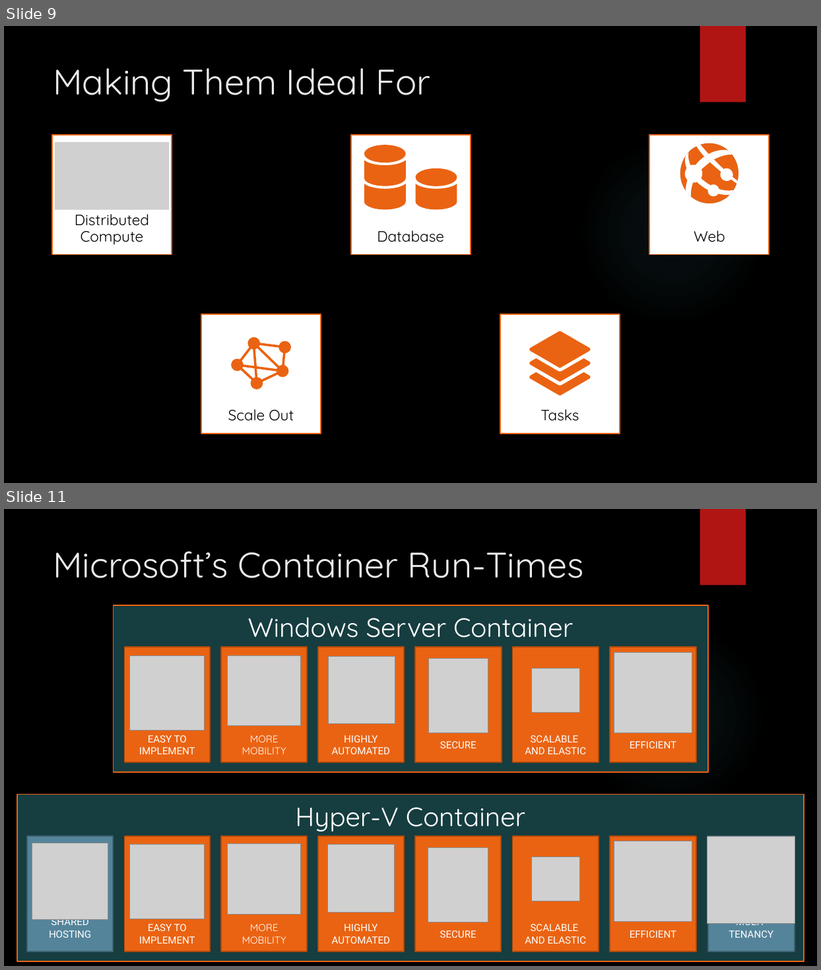
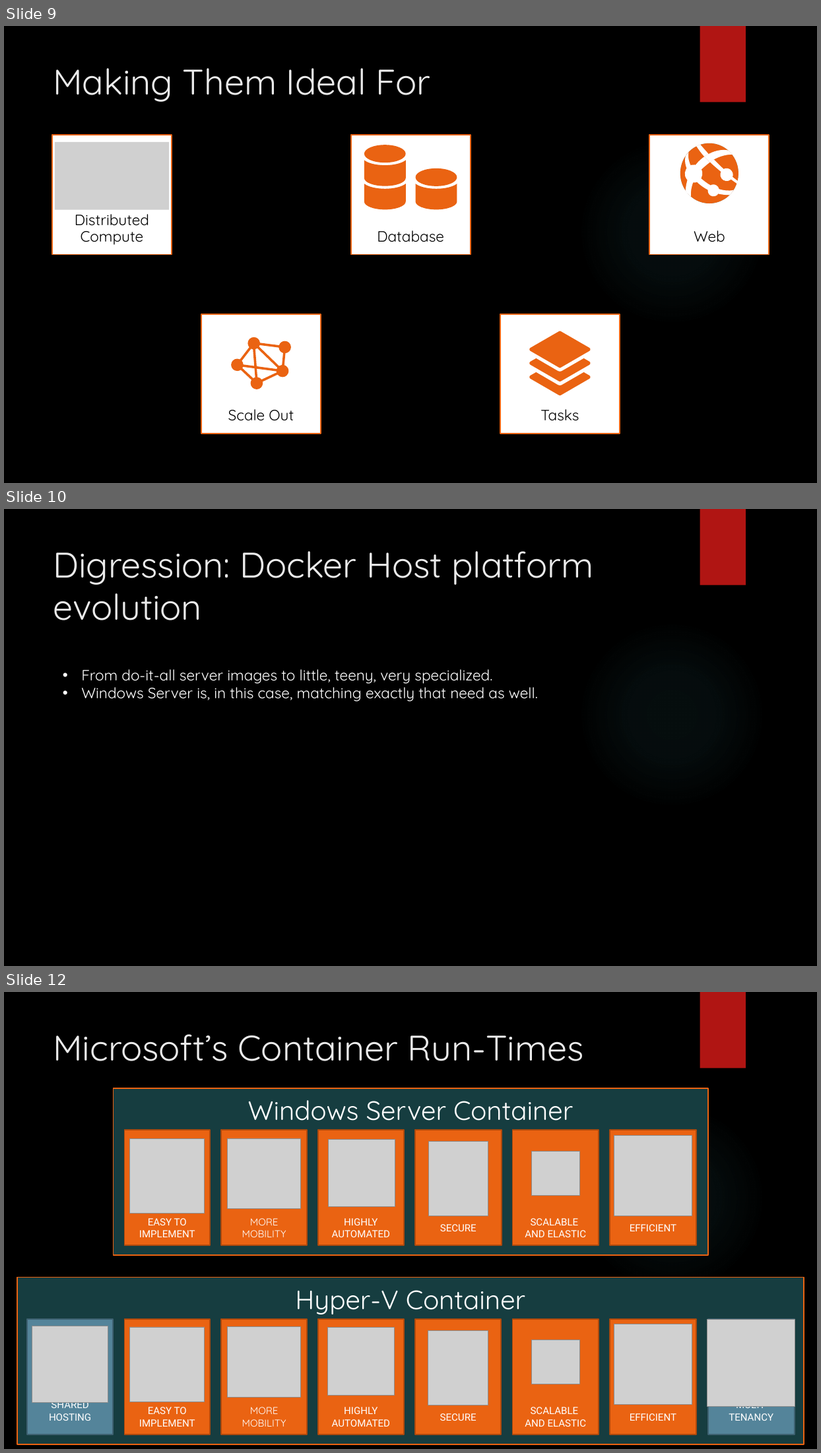
Before and after one commit to arif-aigonix/leap2015, a slide deck: TaylorWindowsContainers.pptx. Shown one above the other, each under a label of ours: slides 9 and 11 before the commit, slides 9, 10 and 12 after it; the slides between them are not shown. The pictures are 821x970 and 821x1453 pixels, drawn with LibreOffice and Linux fonts; fonts in the diff are those of the drawing; grey boxes stand for pictures; background and template pictures are left out. Boxes give left, top, right and bottom in pixels: in the first picture for what was removed or moved away, otherwise in the second. Text is boxed around its words. In the diff, an @@ line names an element or a change of style, - is before the commit and + after.

```diff
--- a/TaylorWindowsContainers.pptx
+++ b/TaylorWindowsContainers.pptx
@@ slide 10 added at (4, 509, 817, 966), background picture (left out); not listed: 2 template elements that a slide beside it also shows @@
@@ title added at (53, 551, 594, 621), 42.8 pt, text #EBEBEB @@
+Digression: Docker Host platform evolution
@@ text added at (81, 669, 538, 702), 18 pt, text #FFFFFF @@
+• From do-it-all server images to little, teeny, very specialized.
+• Windows Server is, in this case, matching exactly that need as well.
@@ what was slide 11 is now slide 12 @@
```
Also in this commit, not shown: 1 slide changed.
